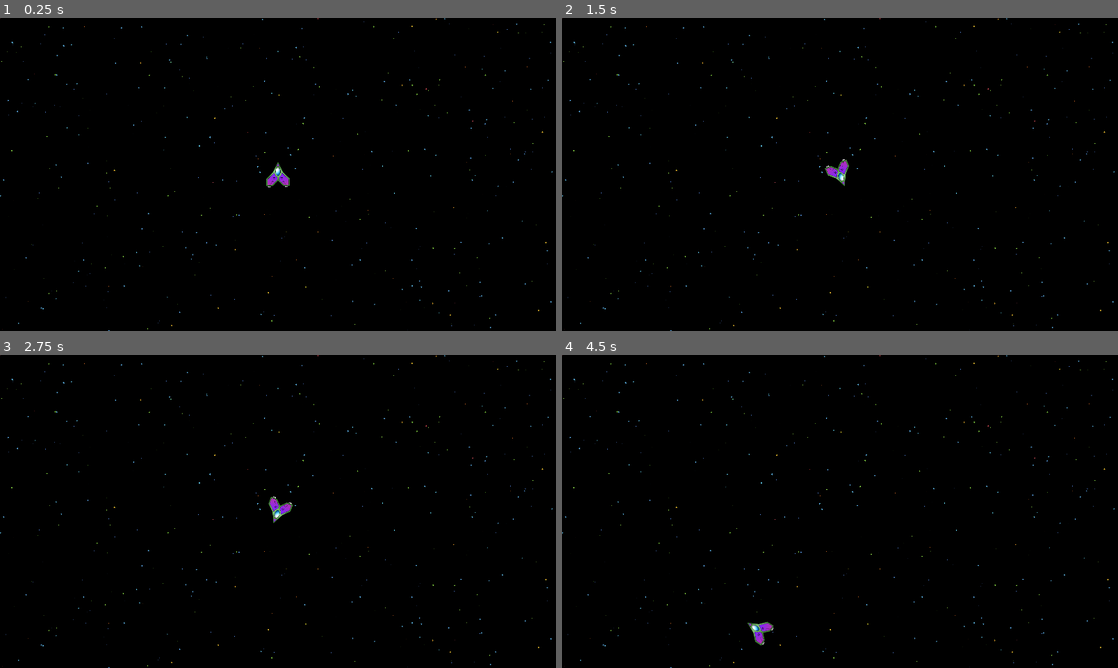
Above: before the commit, frames 1-4 (two rows, left to right).
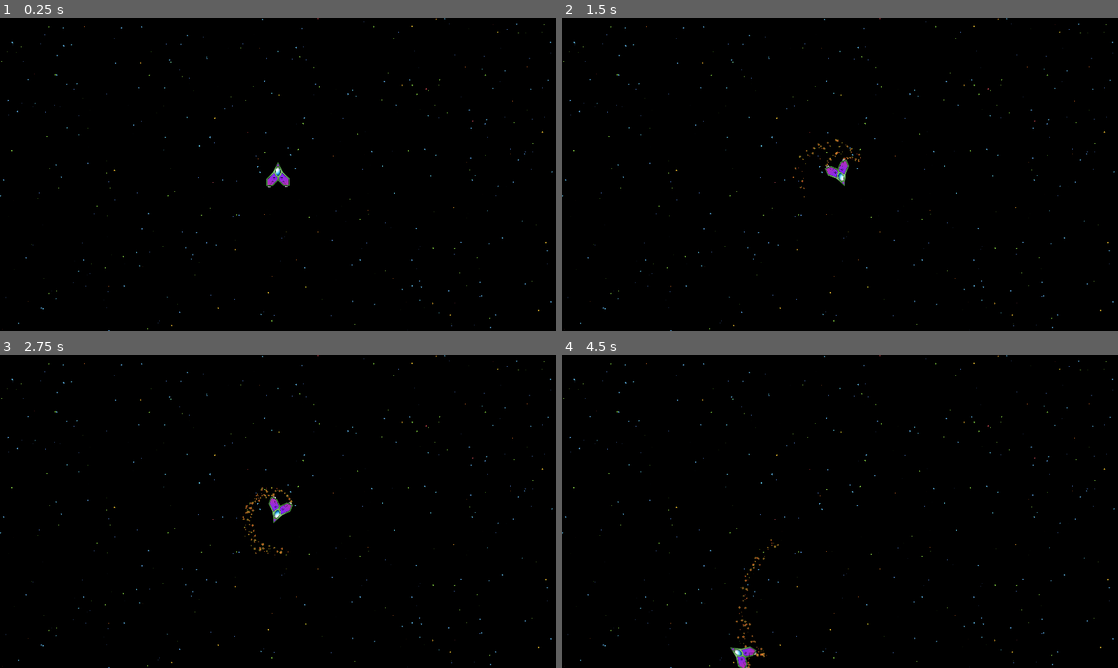
Above: after the commit, the same moments.

Repository: avrame/space-rocks-godot
Game: Godot game, scene res://main.tscn
Same seed, same stepped clock (60 frames per second), same inputs: the game is played once before the commit and once after it.
Inputs:
- Up to frame 1 (0.25 s): no input
- Up to frame 2 (1.5 s): tap Enter at 0.5 s; hold Right (rotate-right) 0.53-1.28 s; hold Left (rotate-left) from 1.28 s (still down)
- Up to frame 3 (2.75 s): release Left (rotate-left) at 2.03 s; hold Right (rotate-right) from 2.03 s (still down)
- Up to frame 4 (4.5 s): release Right (rotate-right) at 2.78 s; hold Up (thrust) 2.78-3.53 s; hold Left (rotate-left) from 3.53 s (still down)

The runs differ from the first frame. In frame 1, less than 0.1% of the frame differs, in the area x 0-1%, y 0-1%; in frame 2, less than 0.1%; in frame 3, 0.1%; in frame 4, 0.5%, in the area x 0-39%, y 0-100%.

Commit message:
Thrusters work on rotate

Diff:
--- a/main.tscn
+++ b/main.tscn
@@ -1,8 +1,7 @@
-[gd_scene load_steps=4 format=3 uid="uid://drf60pjfuwn0c"]
+[gd_scene load_steps=3 format=3 uid="uid://drf60pjfuwn0c"]
 
 [ext_resource type="PackedScene" uid="uid://bke7ht6hwx7em" path="res://space_ship.tscn" id="1_a267v"]
 [ext_resource type="Script" path="res://stars.gd" id="1_wiitc"]
-[ext_resource type="PackedScene" uid="uid://crouufakoiel1" path="res://star.tscn" id="2_ds7om"]
 
 [node name="Main" type="Node2D"]
 
@@ -10,6 +9,4 @@
 position = Vector2(2.08165e-12, 2.08165e-12)
 script = ExtResource("1_wiitc")
 
-[node name="Star" parent="Stars" instance=ExtResource("2_ds7om")]
-
 [node name="SpaceShip" parent="." instance=ExtResource("1_a267v")]
--- a/space_ship.gd
+++ b/space_ship.gd
@@ -23,16 +23,18 @@
 	if Input.is_action_pressed("rotate-left"):
 		var rotate_amount = delta * -ROTATION_SPEED
 		rotate(rotate_amount)
+		right_engine_stream.emitting = true
 	elif Input.is_action_pressed("rotate-right"):
 		var rotate_amount = delta * ROTATION_SPEED
 		rotate(rotate_amount)
+		left_engine_stream.emitting = true
 
 	if Input.is_action_pressed("thrust"):
 		velocity = velocity + Vector2.UP.rotated(rotation) * THRUST_SPEED
 		velocity = velocity.limit_length(MAX_SPEED)
 		left_engine_stream.emitting = true
 		right_engine_stream.emitting = true
-	else:
+	elif not Input.is_action_pressed("rotate-left") and not Input.is_action_pressed("rotate-right"):
 		velocity = velocity * FRICTION
 		left_engine_stream.emitting = false
 		right_engine_stream.emitting = false
--- a/space_ship.tscn
+++ b/space_ship.tscn
@@ -9,14 +9,14 @@
 scale = Vector2(0.5, 0.5)
 script = ExtResource("1_u6yal")
 
+[node name="LeftEngineStream" parent="." instance=ExtResource("3_0a0lr")]
+position = Vector2(-60, 90)
+
+[node name="RightEngineStream" parent="." instance=ExtResource("3_0a0lr")]
+position = Vector2(58, 92)
+
 [node name="Sprite2D" type="Sprite2D" parent="."]
 texture = ExtResource("1_6c8e2")
 
 [node name="CollisionPolygon2D" type="CollisionPolygon2D" parent="."]
 polygon = PackedVector2Array(35, -15, 0, -86, -34, -15, -80, 30, -81, 79, -36, 79, -1, 43, 37, 79, 81, 79, 81, 27)
-
-[node name="LeftEngineStream" parent="." instance=ExtResource("3_0a0lr")]
-position = Vector2(-60, 90)
-
-[node name="RightEngineStream" parent="." instance=ExtResource("3_0a0lr")]
-position = Vector2(58, 92)
